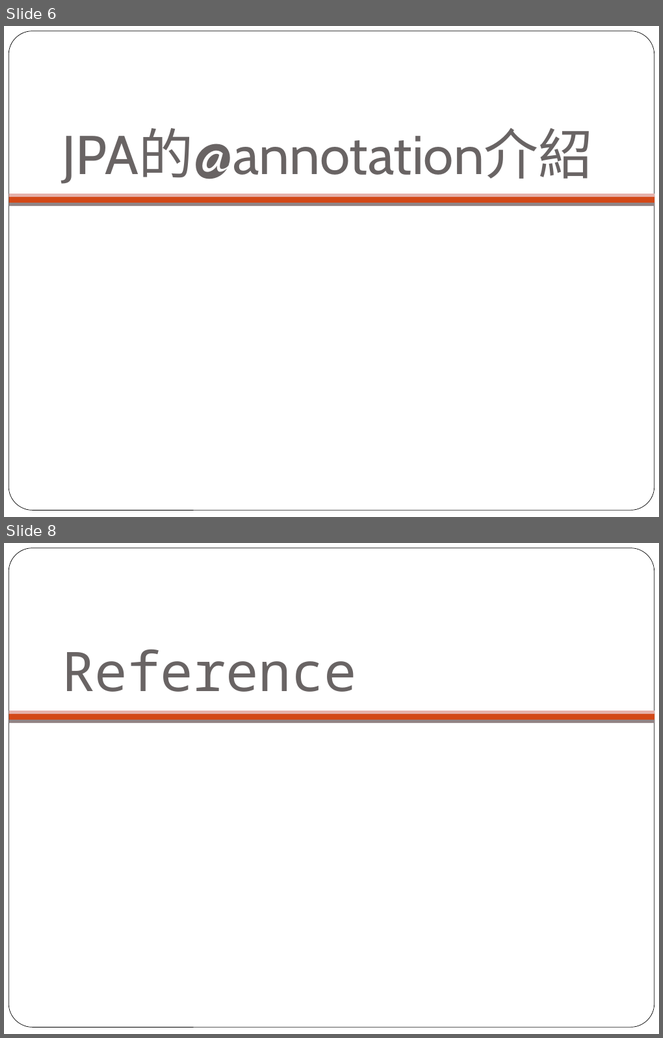
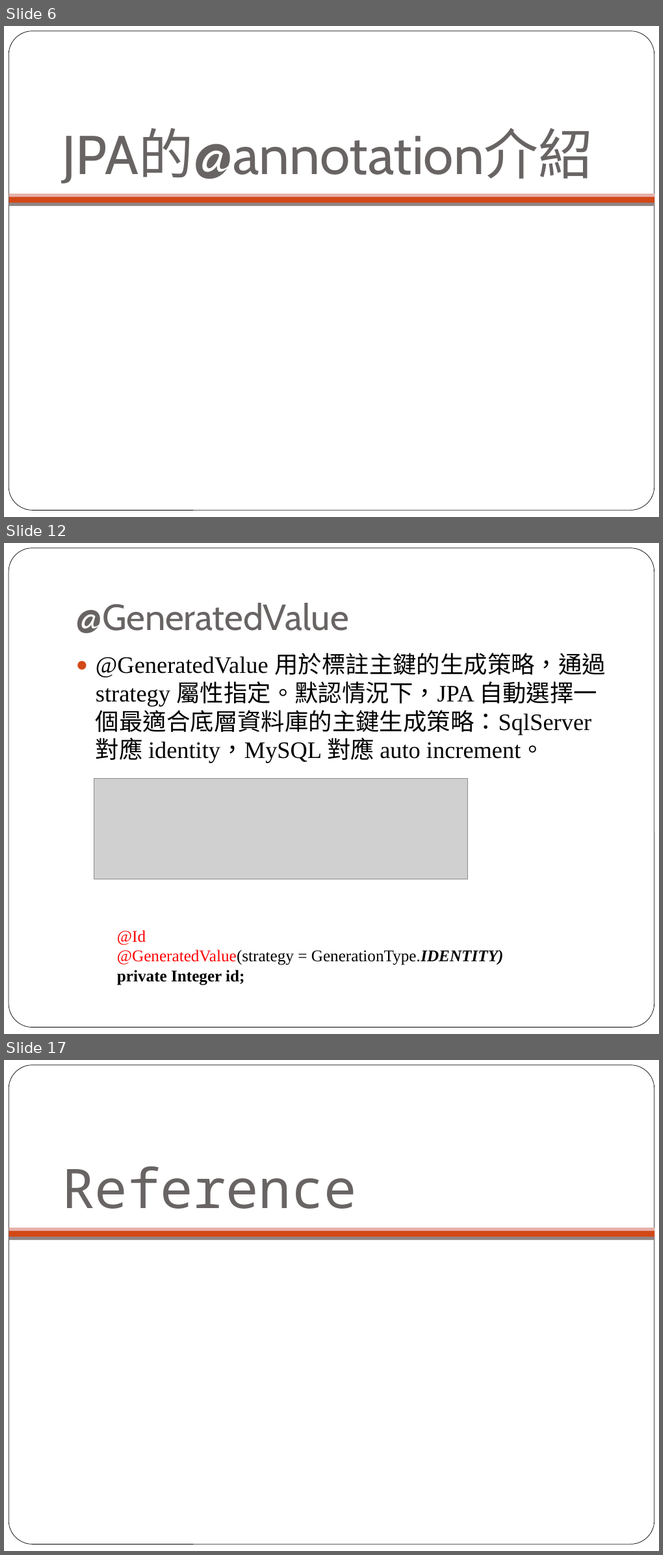
Before and after one commit to lontn/spring-jpa, a slide deck: doc/Spring JPA配置.pptx. Shown one above the other, each under a label of ours: slides 6 and 8 before the commit, slides 6, 12 and 17 after it; the slides between them are not shown. The pictures are 663x1038 and 663x1555 pixels, drawn with LibreOffice and Linux fonts; fonts in the diff are those of the drawing; grey boxes stand for pictures; background and template pictures are left out. Boxes give left, top, right and bottom in pixels: in the first picture for what was removed or moved away, otherwise in the second. Text is boxed around its words. In the diff, an @@ line names an element or a change of style, - is before the commit and + after.

```diff
--- a/doc/Spring JPA配置.pptx
+++ b/doc/Spring JPA配置.pptx
@@ slide 12 added at (4, 543, 659, 1034), background #FFFFFF; not listed: 1 template element that a slide beside it also shows @@
@@ title added at (76, 603, 349, 633), 40 pt, text #696464 @@
+@GeneratedValue
@@ text added at (96, 653, 606, 763), 26 pt, text #000000 @@
+● @GeneratedValue 用於標註主鍵的生成策略，通過 strategy 屬性指定。默認情況下，JPA 自動選擇一個最適合底層資料庫的主鍵生成策略：SqlServer 對應 identity，MySQL 對應 auto increment。
@@ picture added at (94, 778, 468, 879) @@
@@ text added at (117, 930, 504, 986), 18 pt, text #000000 @@
+@Id
+@GeneratedValue(strategy = GenerationType.IDENTITY)
+private Integer id;
@@ what was slide 8 is now slide 17 @@
```
Also in this commit, not shown: 1 slide changed, 8 other slides added, 2 other files.
